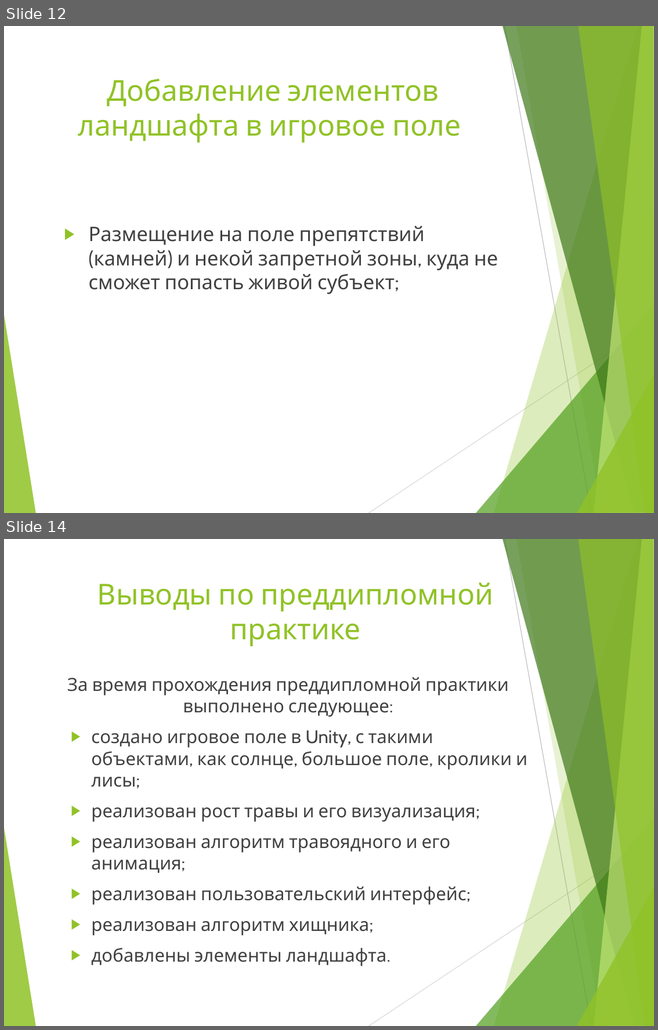
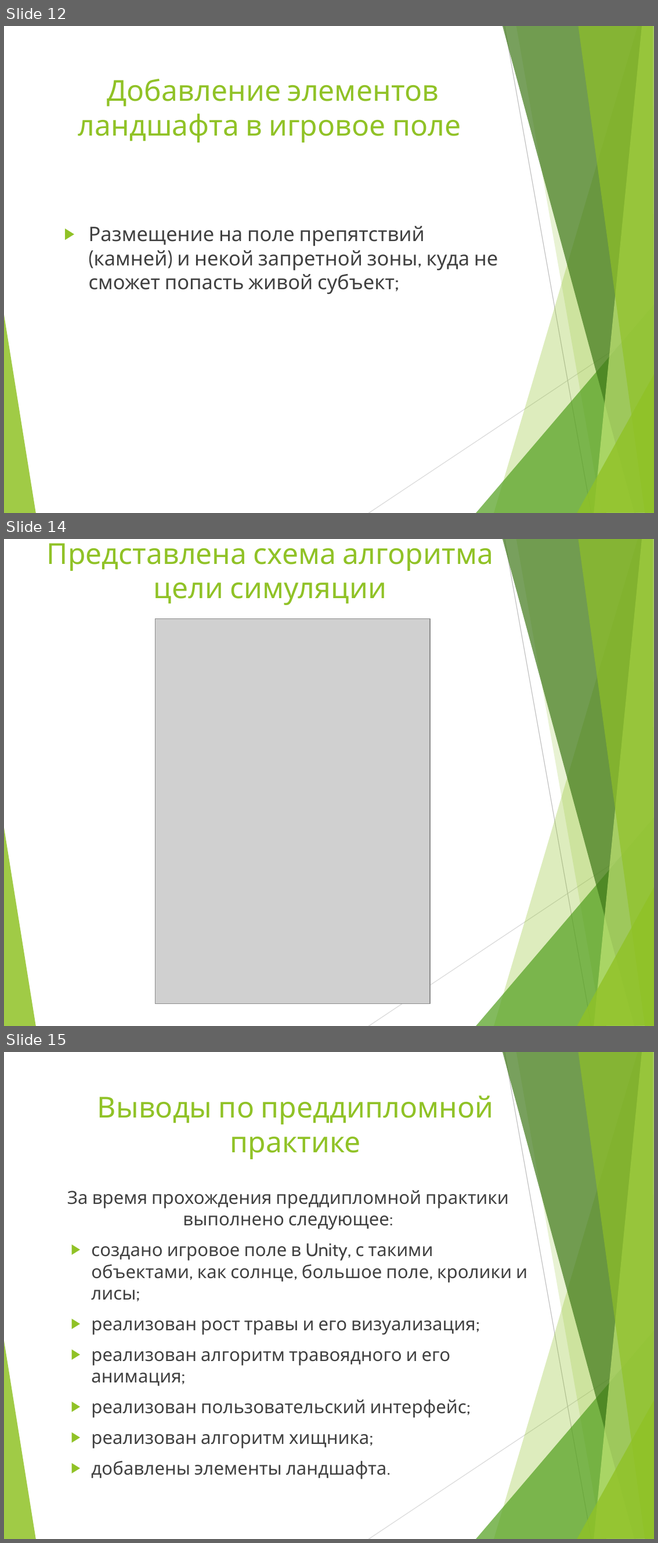
Before and after one commit to Vadim47-lab/Planet-simulator, a slide deck: Презентация по преддипломной практике.ppt. Shown one above the other, each under a label of ours: slides 12 and 14 before the commit, slides 12, 14 and 15 after it; the slides between them are not shown. The pictures are 658x1030 and 658x1543 pixels, drawn with LibreOffice and Linux fonts; fonts in the diff are those of the drawing; grey boxes stand for pictures. Boxes give left, top, right and bottom in pixels: in the first picture for what was removed or moved away, otherwise in the second. Text is boxed around its words. In the diff, an @@ line names an element or a change of style, - is before the commit and + after.

```diff
--- a/Презентация по преддипломной практике.ppt
+++ b/Презентация по преддипломной практике.ppt
@@ slide 14 added at [4, 539, 654, 1026], background #FFFFFF; not listed: 10 template elements that a slide beside it also shows @@
@@ title added at [47, 543, 493, 605], 32 pt, text #90C226 @@
+Представлена схема алгоритма цели симуляции
@@ picture added at [155, 619, 430, 1004] @@
@@ what was slide 14 is now slide 15 @@
```
Also in this commit, not shown: 3 slides changed, 4 other files.
